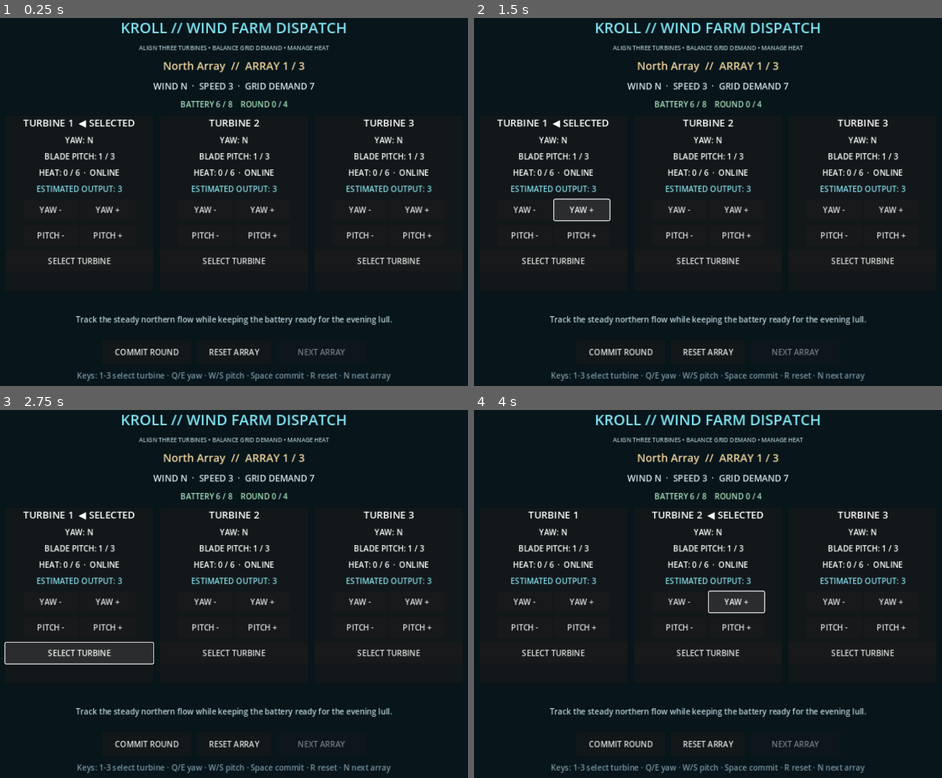
Above: before the commit, frames 1-4 (two rows, left to right).
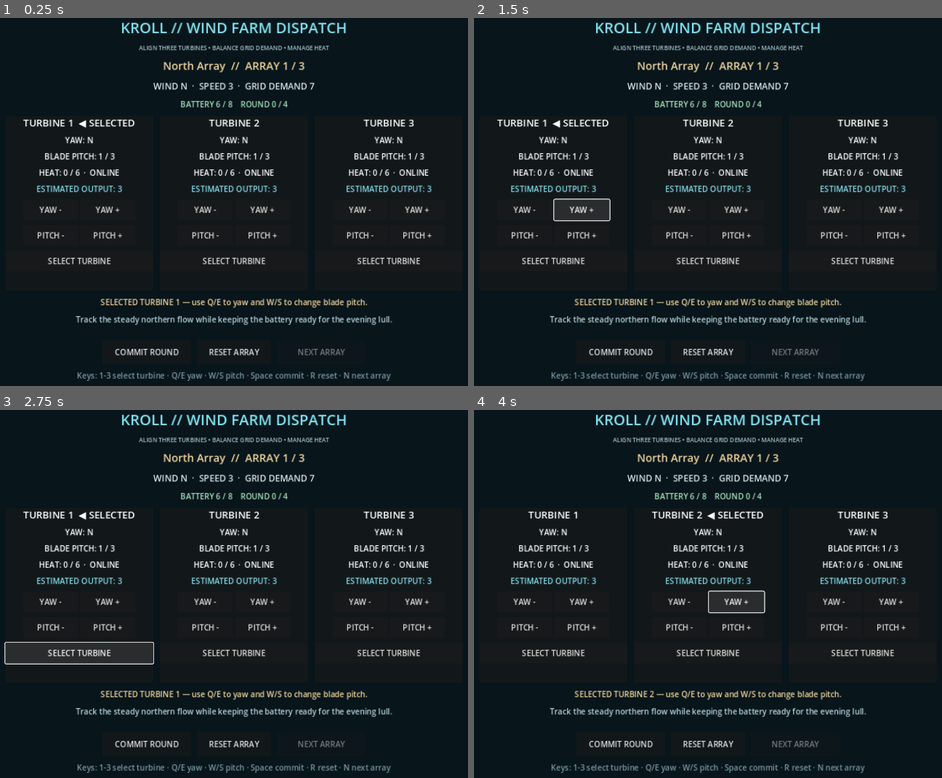
Above: after the commit, the same moments.

Repository: qaqp980520-prog/2126-Survival
Game: Godot game, scene res://main.tscn
The game is run twice, just before and just after one commit, with the same random seed, the same clock (stepped at 60 frames per second) and the same inputs.
Inputs:
- Up to frame 1 (0.25 s): no input
- Up to frame 2 (1.5 s): click "YAW -" at 0.5 s; click "YAW +" at 1.25 s
- Up to frame 3 (2.75 s): click "SELECT TURBINE" at 2 s
- Up to frame 4 (4 s): click "YAW -" at 2.75 s; click "YAW +" at 3.5 s

The runs differ from the first frame. In frame 1, 0.6% of the frame differs, in the area x 21-79%, y 76-79%; in frame 2, 0.6%; in frame 3, 0.6%; in frame 4, 0.6%.

Commit message:
Run 79: show selected turbine control hint

Diff:
--- a/daily_games/KROLL_Wind_Farm_Dispatch/main.gd
+++ b/daily_games/KROLL_Wind_Farm_Dispatch/main.gd
@@ -258,6 +258,7 @@
 		for key in ["yaw_left","yaw_right","pitch_down","pitch_up"]:
 			card[key].disabled = str(_state["status"]) != "playing" or not online
 		card["select"].disabled = str(_state["status"]) != "playing"
+	_selection_label.text = "SELECTED TURBINE %d — use Q/E to yaw and W/S to change blade pitch." % (_selected_turbine + 1)
 	var status: String = str(_state["status"])
 	match status:
 		"failed":
